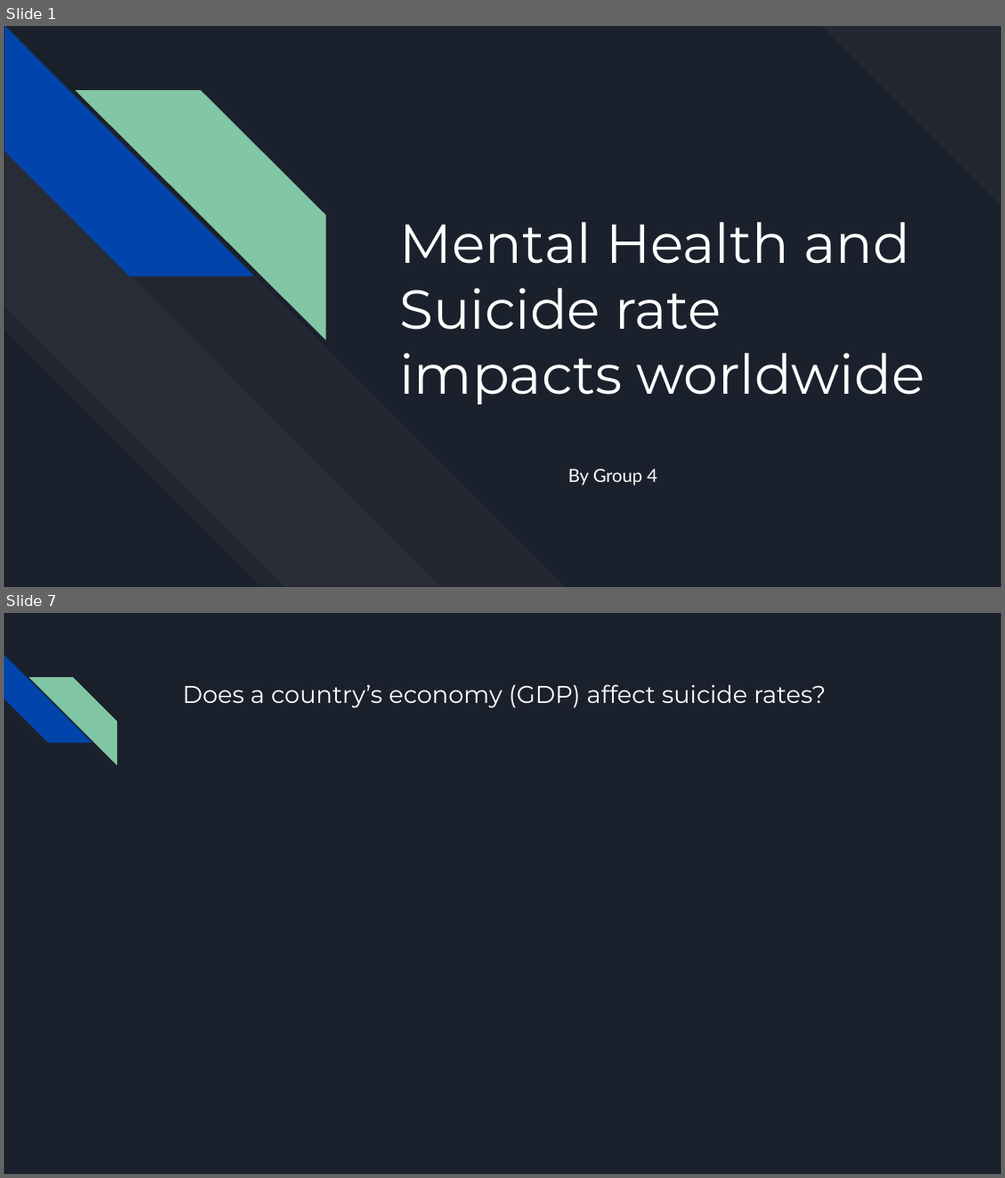
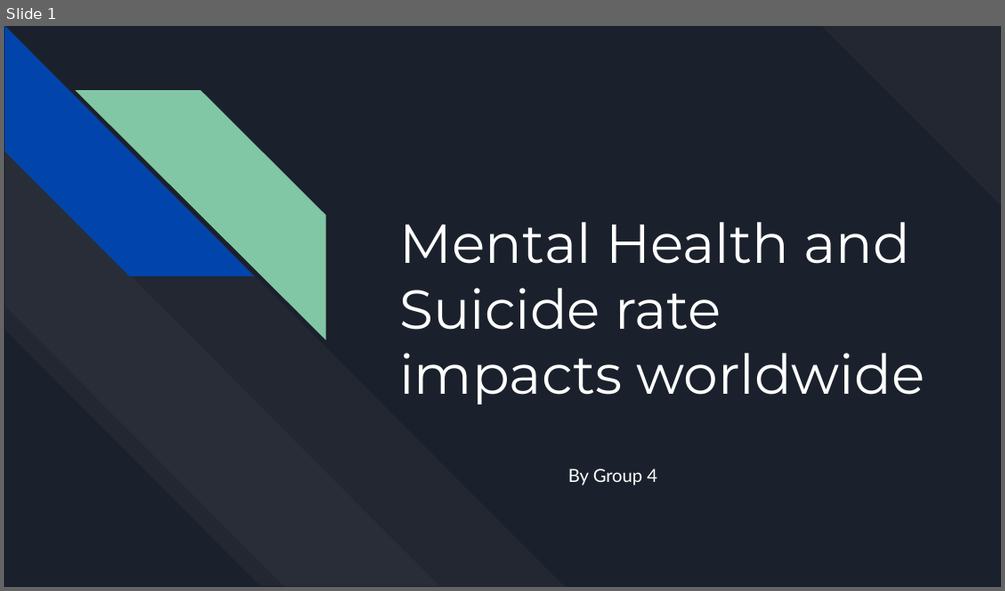
Before and after one commit to RosieMina/Final_project, a slide deck: Final Project.pptx. Shown one above the other, each under a label of ours: slides 1 and 7 before the commit, slide 1 after it; the slides between them are not shown. The pictures are 1005x1178 and 1005x591 pixels, drawn with LibreOffice and Linux fonts; fonts in the diff are those of the drawing. Boxes give left, top, right and bottom in pixels: in the first picture for what was removed or moved away, otherwise in the second. Text is boxed around its words. In the diff, an @@ line names an element or a change of style, - is before the commit and + after.

```diff
--- a/Final Project.pptx
+++ b/Final Project.pptx
@@ slide 7 removed at (4, 613, 1001, 1174), background #1B212C @@
@@ diag stripe removed at (4, 655, 92, 743) @@
@@ diag stripe removed at (29, 677, 117, 764) @@
@@ title removed at (183, 684, 825, 708) @@
-Does a country’s economy (GDP) affect suicide rates?
```
Also in this commit, not shown: 6 slides changed, 3 slides added, 1 other slide removed.
